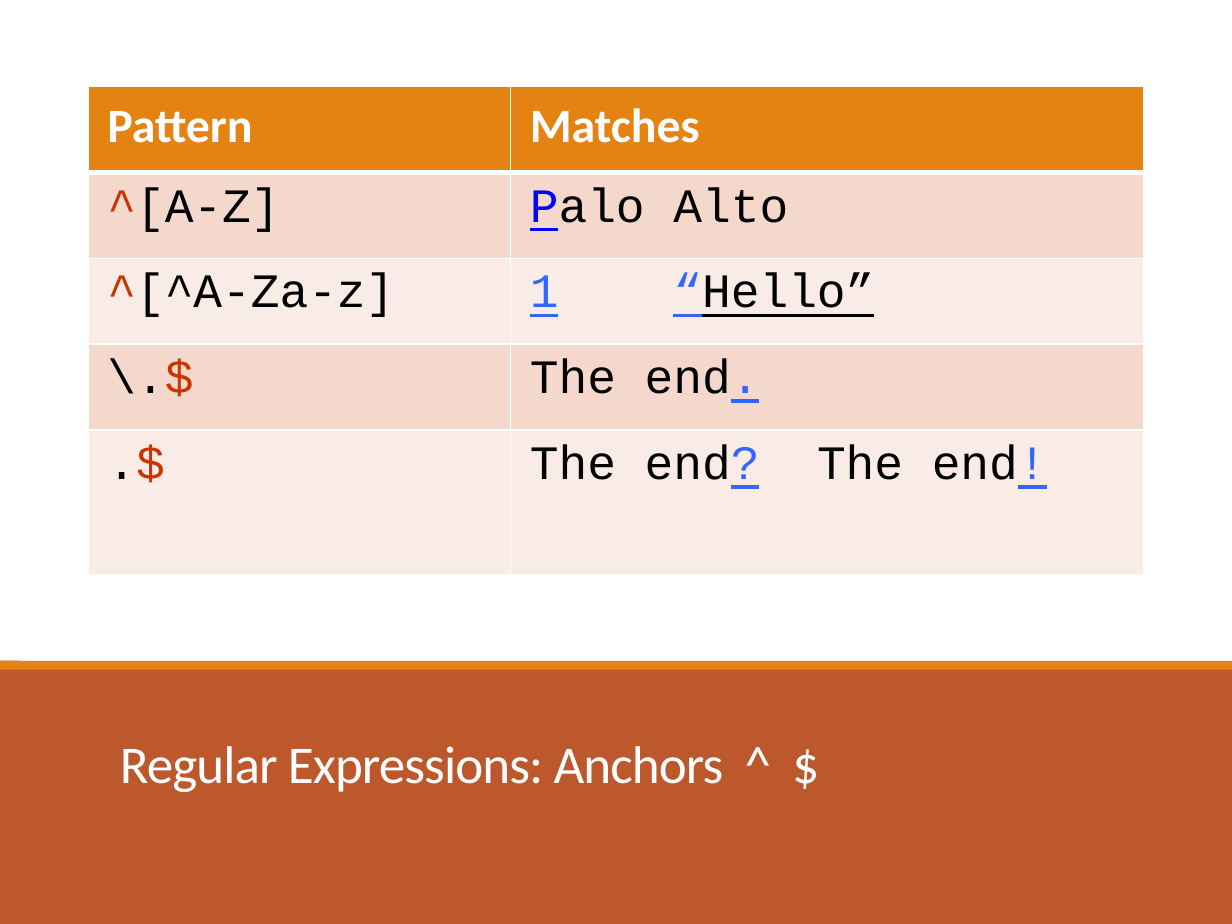
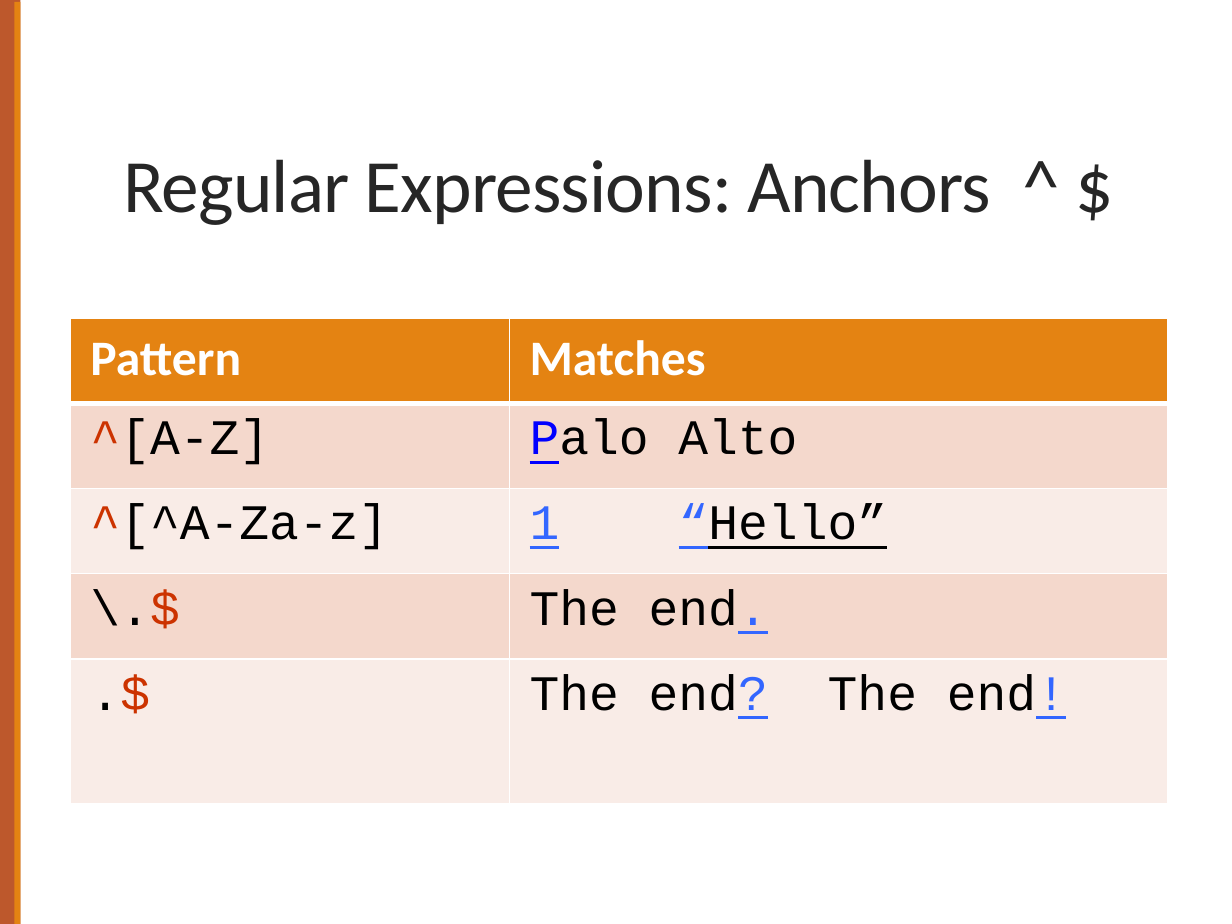
Before and after one commit to computational-linguistics-class/computational-linguistics-class.github.io, a slide deck: slide 19 of slides/02-text-processing.pptx (slide 23 before the commit). Drawn at 1232x924 pixels with LibreOffice and Linux fonts; fonts in the diff are those of the drawing. Boxes give left, top, right and bottom in pixels: in the first picture for what was removed or moved away, otherwise in the second. Text is boxed around its words. In the diff, an @@ line names an element or a change of style, - is before the commit and + after.

Commit message:
Slide updates

```diff
--- a/slides/02-text-processing.pptx
+++ b/slides/02-text-processing.pptx
@@ rectangle removed at box(0, 0, 1232, 660) @@
@@ title "Regular Expressions: Anchors ^ $": place and size @@
-title "Regular Expressions: Anchors ^ $" at box(120, 746, 724, 792)
+title "Regular Expressions: Anchors ^ $" at box(123, 159, 991, 225)
@@ title "Regular Expressions: Anchors ^ $" at box(123, 159, 991, 225): size 31 to 44 pt, text colour #FFFFFF to #262626 @@
@@ table at box(70, 318, 1168, 803) @@
@@ size 28 to 29 pt @@
@@ table: place and size @@
-table at box(87, 86, 1143, 574)
+table at box(70, 318, 1168, 803)
@@ rectangle removed at box(0, 668, 1232, 924) @@
@@ rectangle removed at box(0, 662, 1232, 670) @@
@@ rectangle removed at box(0, 862, 1232, 924) @@
@@ rectangle removed at box(0, 854, 1232, 862) @@
```
Also in this commit, not shown: 8 other slides changed, 3 slides added, 7 slides removed, 1 other file.
